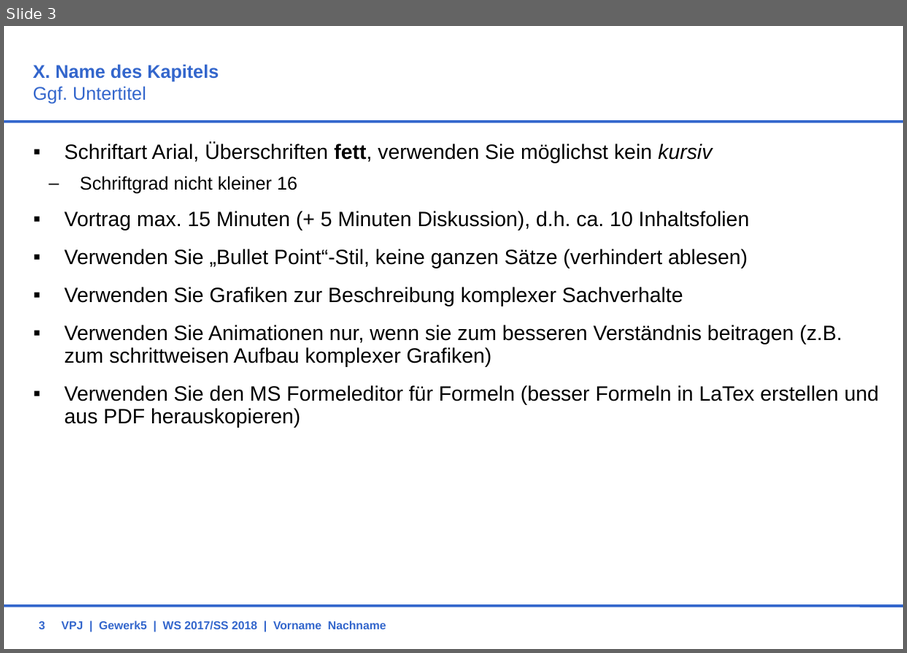
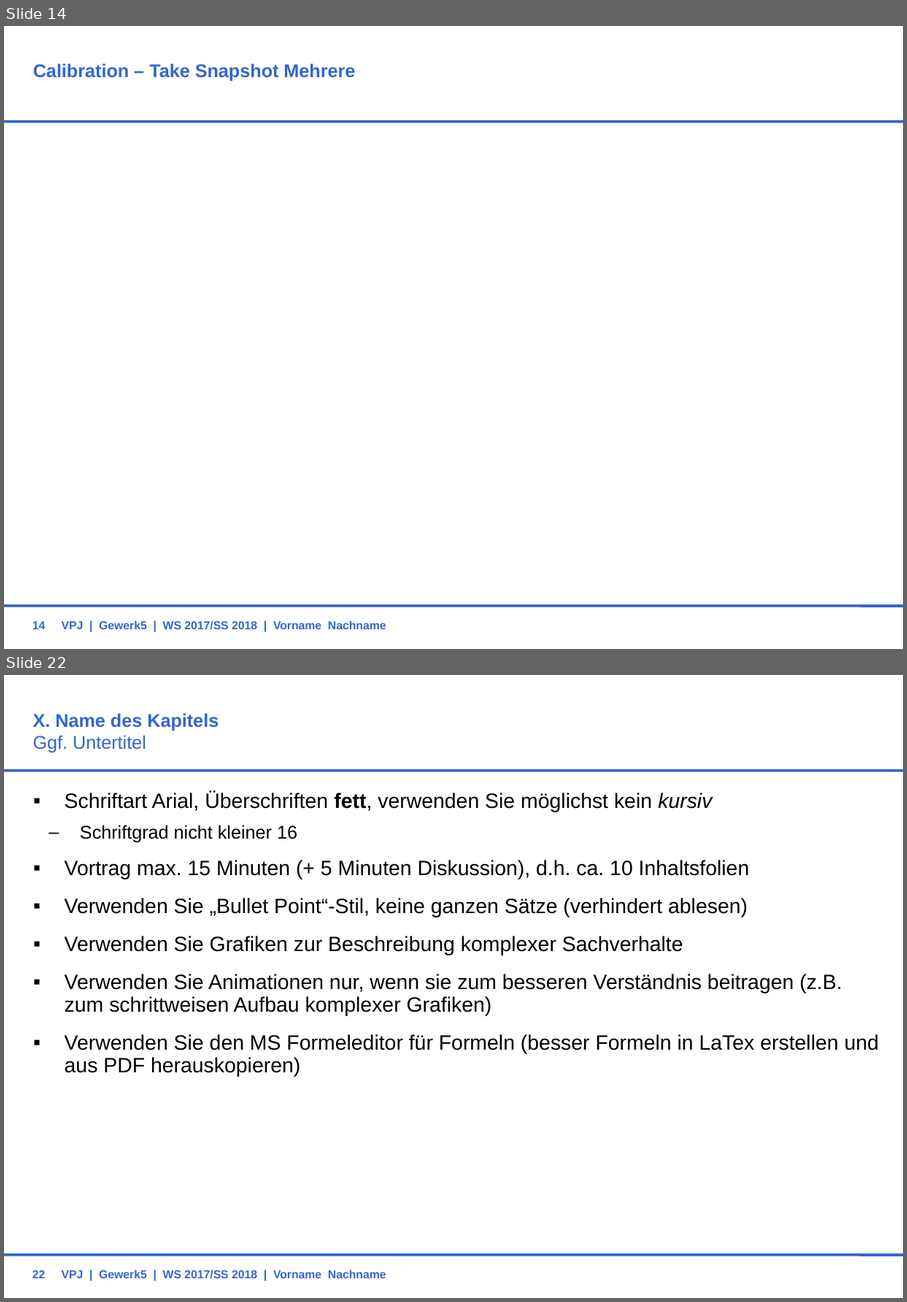
Before and after one commit to BBRUSS/VPJW17G5, a slide deck: 11_Orga/PräsentationAbgabe0305.ppt. Shown one above the other, each under a label of ours: slide 3 before the commit, slides 14 and 22 after it; the slides between them are not shown. The pictures are 907x653 and 907x1302 pixels, drawn with LibreOffice and Linux fonts; fonts in the diff are those of the drawing; background and template pictures are left out. Boxes give left, top, right and bottom in pixels: in the first picture for what was removed or moved away, otherwise in the second. Text is boxed around its words. In the diff, an @@ line names an element or a change of style, - is before the commit and + after.

```diff
--- a/11_Orga/PräsentationAbgabe0305.ppt
+++ b/11_Orga/PräsentationAbgabe0305.ppt
@@ slide 14 added at <box>4,26,903,649</box>, background picture (left out); not listed: 2 template elements that a slide beside it also shows @@
@@ title added at <box>33,63,355,81</box>, 16 pt, text #3366CC, bold @@
+Calibration – Take Snapshot Mehrere
@@ page number added at <box>32,621,46,629</box>, 10 pt, text #3366CC, bold @@
+14
@@ text added at <box>62,620,387,630</box>, 10 pt, text #3366CC, bold @@
+VPJ | Gewerk5 | WS 2017/SS 2018 | Vorname Nachname
@@ what was slide 3 is now slide 22 @@
@@ page number at <box>32,1270,46,1278</box>: text changed @@
-3
+22
```
Also in this commit, not shown: 18 other slides added, 21 other files.
